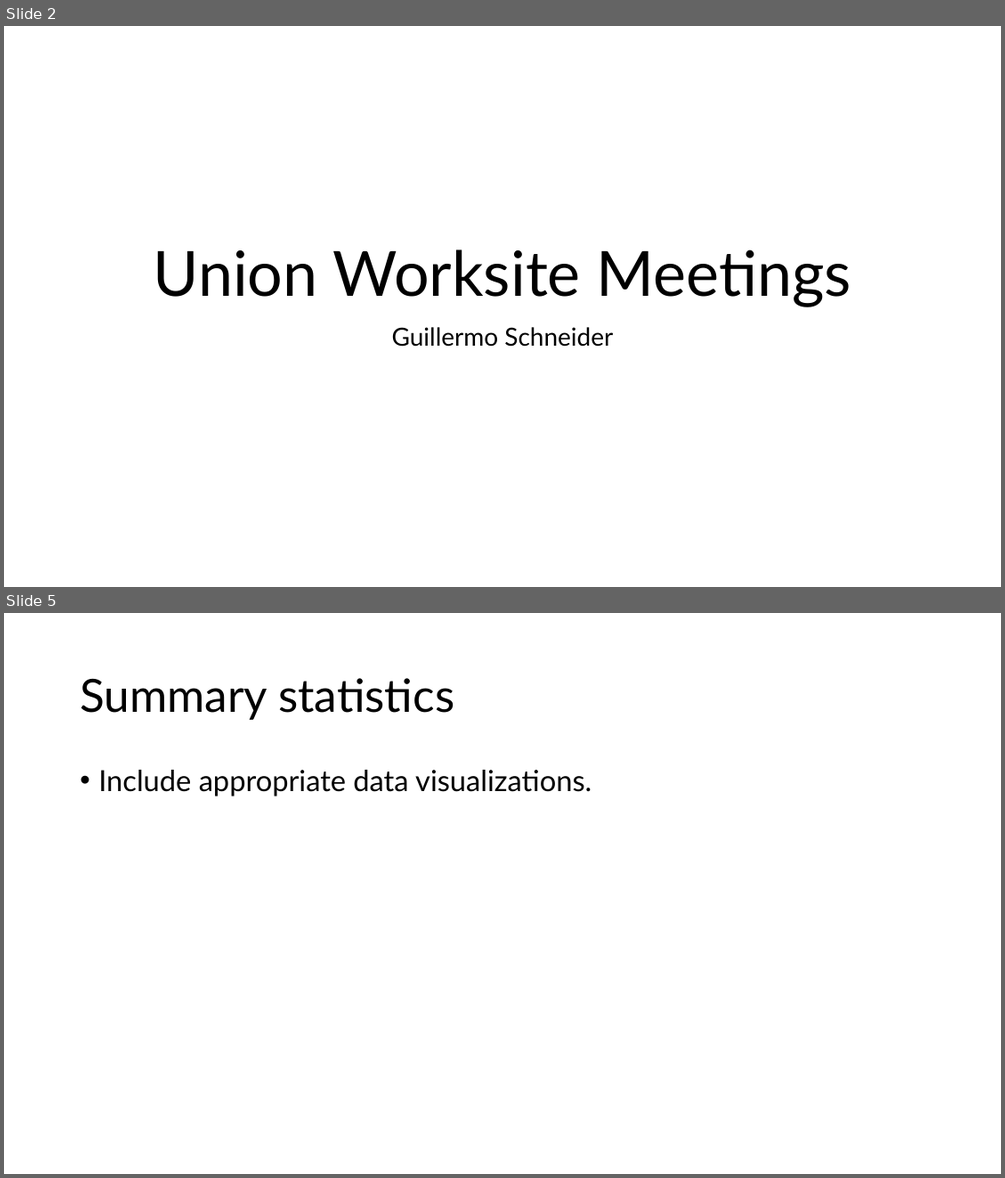
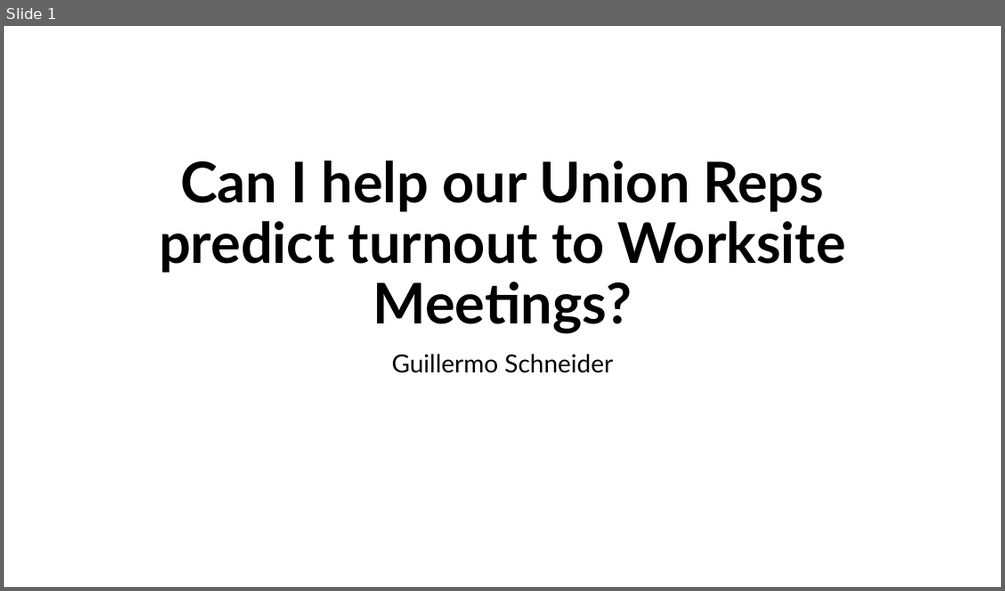
Before and after one commit to GuillermoCharlesSchneider/DATA-606, a slide deck: Project/FinalProjectPresentation.pptx. Shown one above the other, each under a label of ours: slides 2 and 5 before the commit, slide 1 after it; the slides between them are not shown. The pictures are 1005x1178 and 1005x591 pixels, drawn with LibreOffice and Linux fonts; fonts in the diff are those of the drawing. Boxes give left, top, right and bottom in pixels: in the first picture for what was removed or moved away, otherwise in the second. Text is boxed around its words. In the diff, an @@ line names an element or a change of style, - is before the commit and + after.

```diff
--- a/Project/FinalProjectPresentation.pptx
+++ b/Project/FinalProjectPresentation.pptx
@@ slide 5 removed at (4, 613, 1001, 1174), background #FFFFFF @@
@@ title removed at (80, 678, 454, 720) @@
-Summary statistics
@@ text removed at (98, 770, 591, 796) @@
-• Include appropriate data visualizations.
@@ what was slide 2 is now slide 1 @@
@@ slide 1 changed as well @@
@@ title at (159, 160, 846, 334): text changed; size 60 to 54 pt; bold on @@
-Union Worksite Meetings
+Can I help our Union Reps predict turnout to Worksite Meetings?
@@ subtitle "Guillermo Schneider": place and size @@
-subtitle "Guillermo Schneider" at (392, 327, 613, 346)
+subtitle "Guillermo Schneider" at (392, 354, 613, 373)
```
Also in this commit, not shown: 13 slides added, 5 other slides removed, 4 other files.
